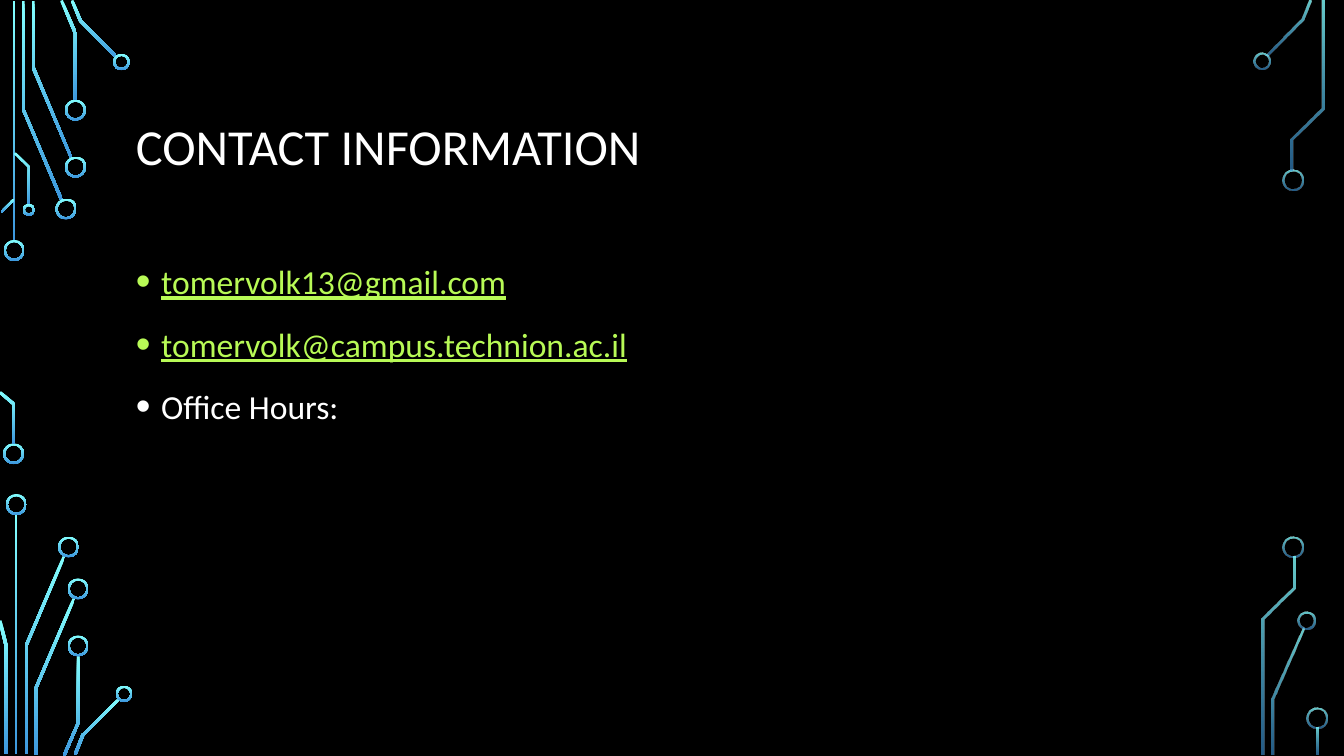
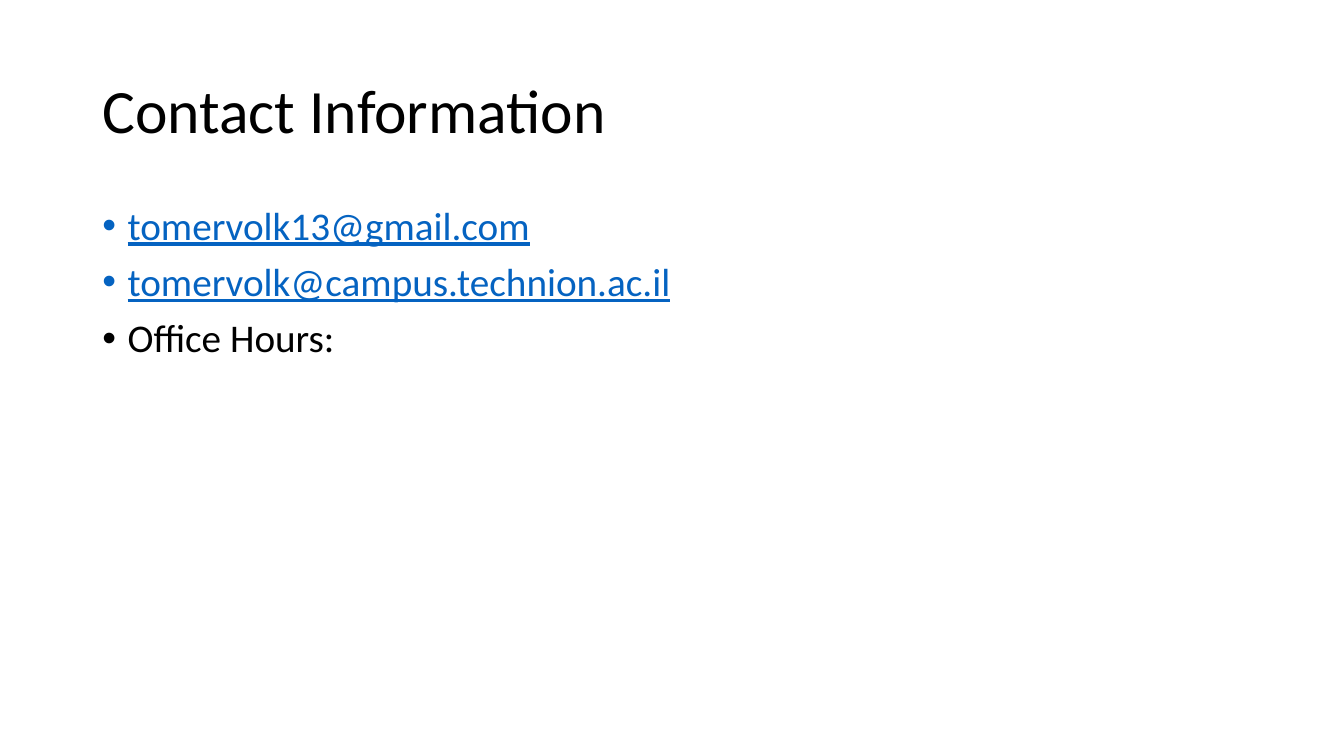
Before and after one commit to TomerVolk/NLP_2021_2022_Winter_Tutorials, a slide deck: slide 2 of Tutorial_01/NLP Course – 097215.pptx. Drawn at 1344x756 pixels with LibreOffice and Linux fonts; fonts in the diff are those of the drawing; background and template pictures are left out. Boxes give left, top, right and bottom in pixels: in the first picture for what was removed or moved away, otherwise in the second. Text is boxed around its words. In the diff, an @@ line names an element or a change of style, - is before the commit and + after.

```diff
--- a/Tutorial_01/NLP Course – 097215.pptx
+++ b/Tutorial_01/NLP Course – 097215.pptx
@@ background picture (left out) to #FFFFFF @@
@@ title at [102,90,605,134]: text changed; size 36 to 44 pt; text colour #FFFFFF to #000000 @@
-CONTACT INFORMATION
+Contact Information
@@ text "tomervolk13@gmail.com": place and size @@
-text "tomervolk13@gmail.com" at [161,270,627,420]
+text "tomervolk13@gmail.com" at [128,212,671,353]
@@ text "tomervolk13@gmail.com" at [128,212,671,353]: size 24 to 28 pt; text colour #B8FA56 to #0563C1 in "tomervolk13@gmail.com", "tomervolk@campus.technion.ac.il"; text colour #FFFFFF to #000000 in "Office Hours:"; line spacing 1.2 to 0.9 @@
@@ group removed at [0,0,1328,756]: 33 freeform shapes, 3 rectangles @@
```
Also in this commit, not shown: 4 other slides changed, 8 other files.
